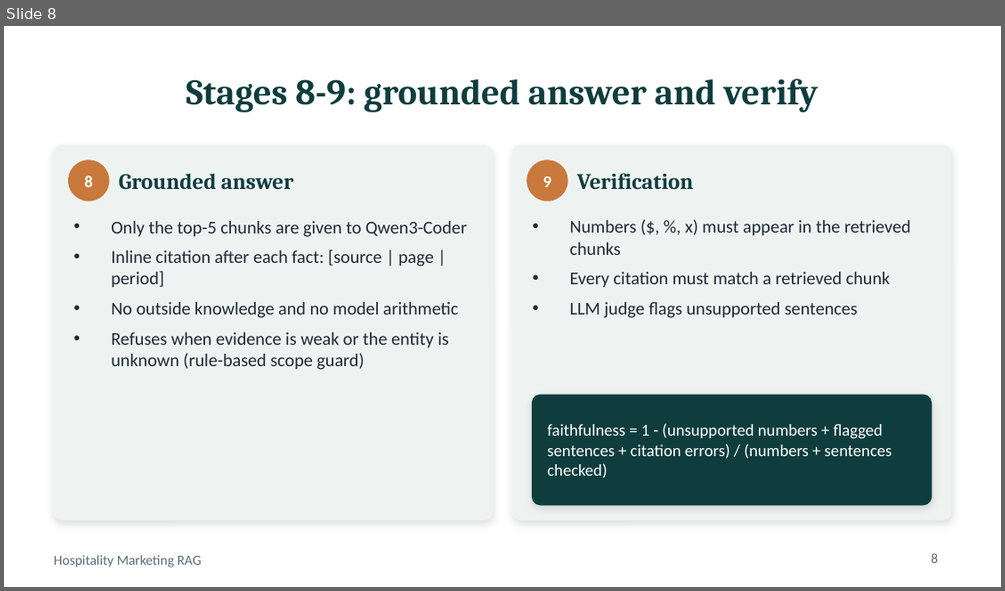
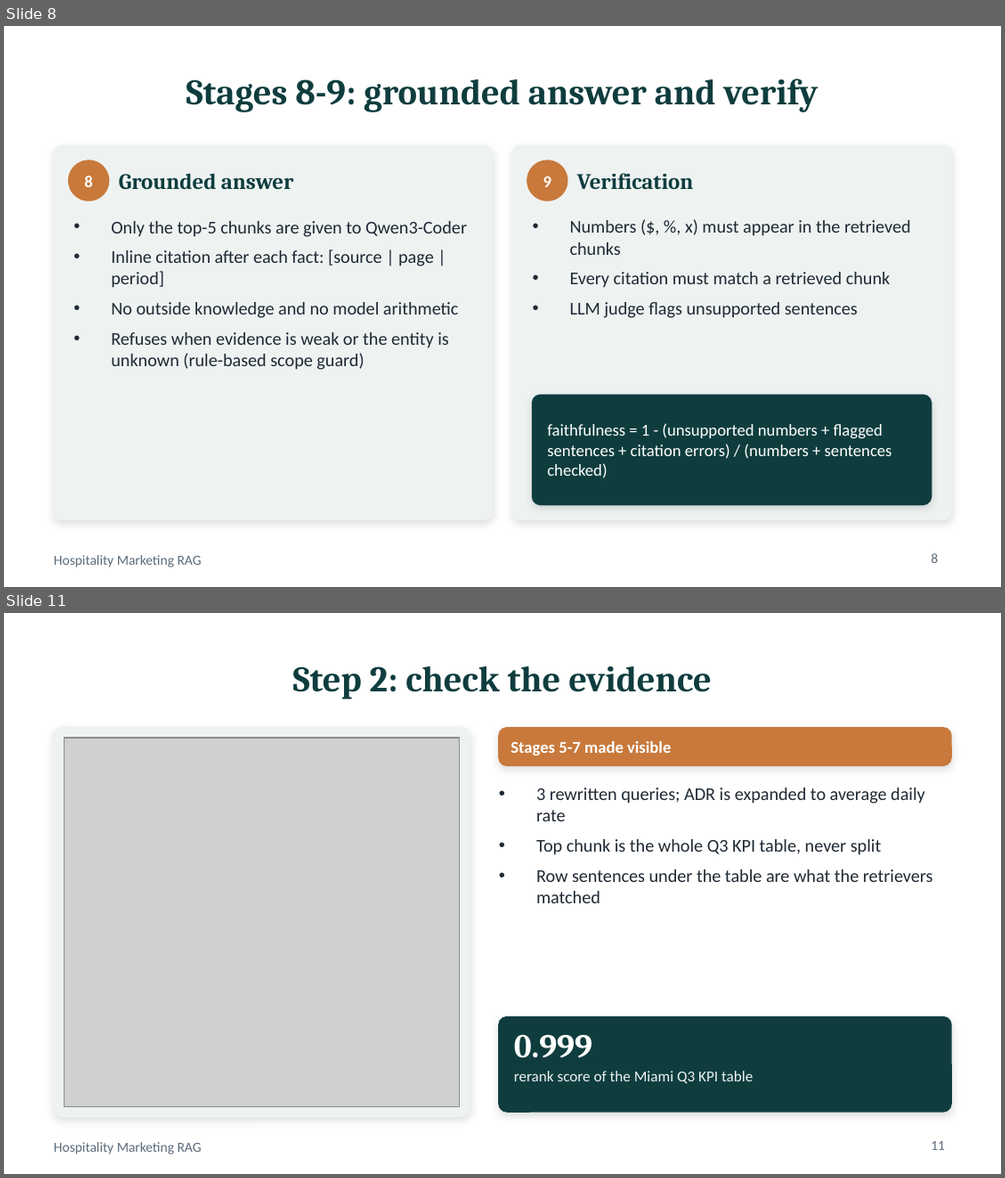
Before and after one commit to ramakrishnakandipati/RAG_Agent, a slide deck: hosiptality_marketing_rag/presentation/Hospitality_RAG_Presentation.pptx. Shown one above the other, each under a label of ours: slide 8 before the commit, slides 8 and 11 after it; the slides between them are not shown. The pictures are 1005x591 and 1005x1178 pixels, drawn with LibreOffice and Linux fonts; fonts in the diff are those of the drawing; grey boxes stand for pictures. Boxes give left, top, right and bottom in pixels: in the first picture for what was removed or moved away, otherwise in the second. Text is boxed around its words. In the diff, an @@ line names an element or a change of style, - is before the commit and + after.

```diff
--- a/hosiptality_marketing_rag/presentation/Hospitality_RAG_Presentation.pptx
+++ b/hosiptality_marketing_rag/presentation/Hospitality_RAG_Presentation.pptx
@@ slide 11 added at [4,613,1001,1174], background #FFFFFF; not listed: 1 template element that a slide beside it also shows @@
@@ title added at [293,666,711,699], 26 pt, text #0F3D3E, bold @@
+Step 2: check the evidence
@@ rounded rectangle added at [54,728,469,1117], fill #EEF3F2, outline #EEF3F2 1 pt @@
@@ picture added at [64,738,459,1106] @@
@@ rounded rectangle added at [499,728,951,765], fill #C8793B, outline #C8793B 1 pt @@
@@ text added at [510,741,671,755], 12 pt, text #FFFFFF, bold @@
+Stages 5-7 made visible
@@ text added at [536,787,933,903], 13 pt, text #1F2933 @@
+• 3 rewritten queries; ADR is expanded to average daily rate
+• Top chunk is the whole Q3 KPI table, never split
+• Row sentences under the table are what the retrievers matched
@@ rounded rectangle added at [499,1017,951,1111], fill #0F3D3E, outline #0F3D3E 1 pt @@
@@ text added at [514,1034,592,1058], 24 pt, text #FFFFFF, bold @@
+0.999
@@ text added at [514,1070,752,1084], 11 pt, text #EEF3F2 @@
+rerank score of the Miami Q3 KPI table
@@ page number added at [930,1141,945,1150], 10 pt, text #5B6B7A @@
+11
```
Also in this commit, not shown: 4 slides changed, 10 other slides added, 5 slides removed, 11 other files.
